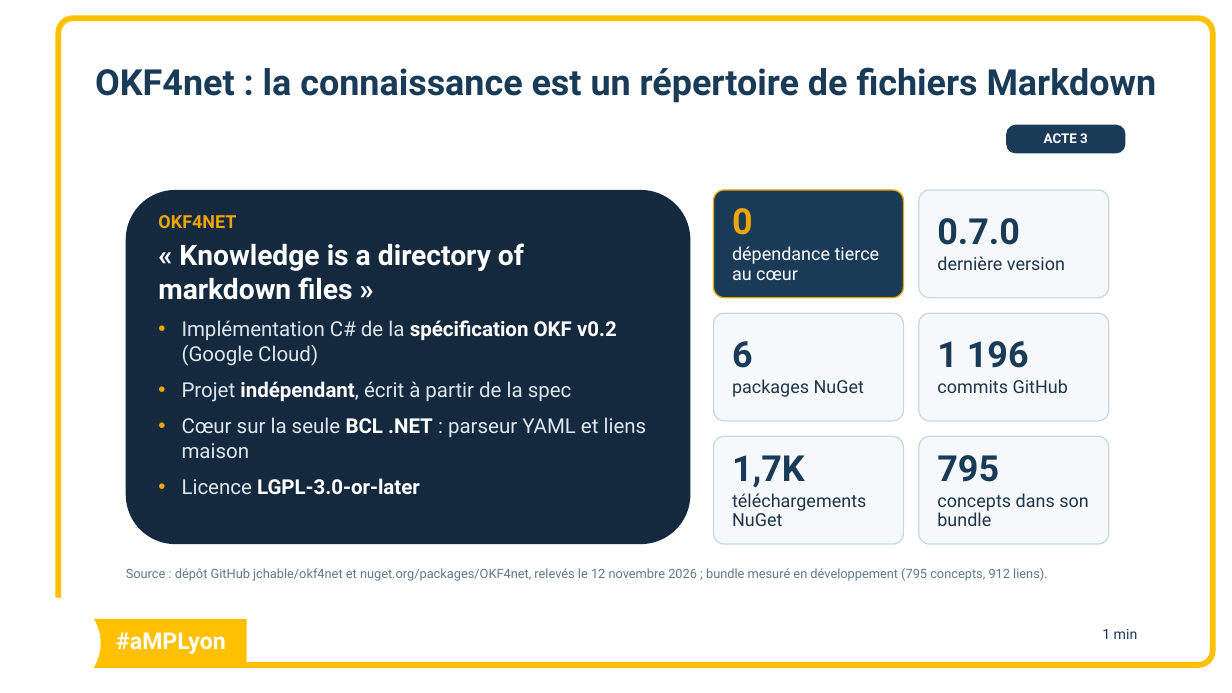
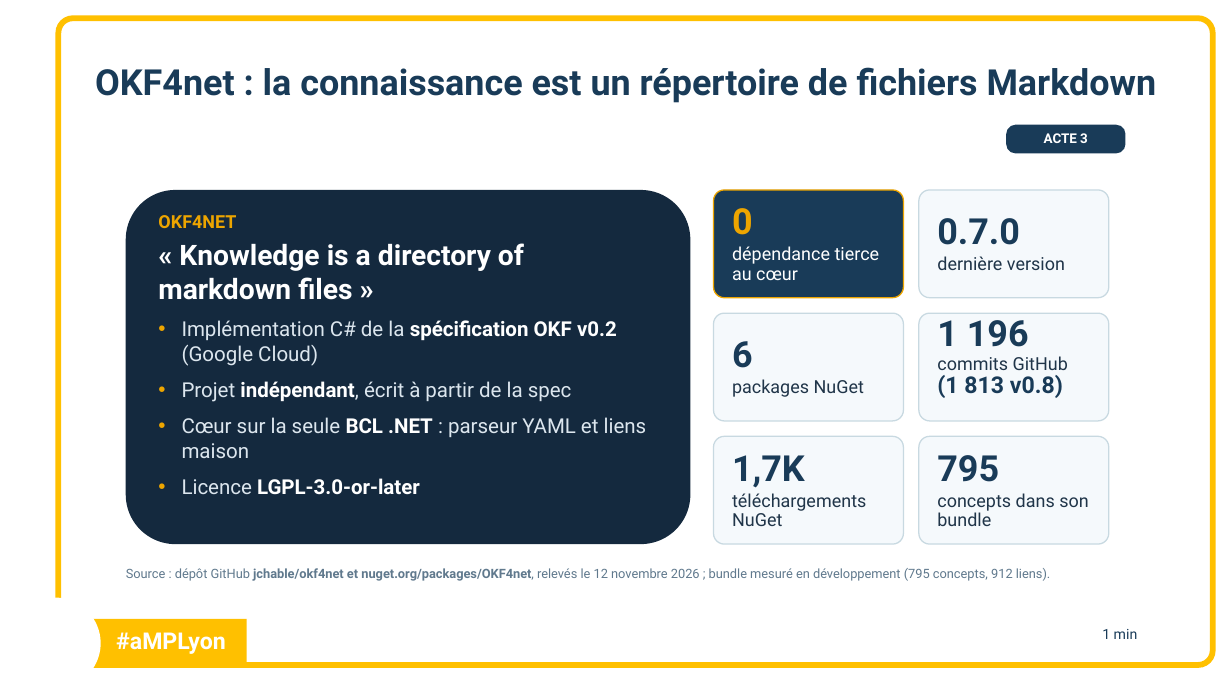
Before and after one commit to jchable/amp-okf-construire-cerveau-agent, a slide deck: slide 15 of slides/aMP-Lyon-Construire le cerveau de vos agents IA v2.pptx (slide 14 before the commit). Drawn at 1232x693 pixels with LibreOffice and Linux fonts; fonts in the diff are those of the drawing; background and template pictures are left out. Boxes give left, top, right and bottom in pixels: in the first picture for what was removed or moved away, otherwise in the second. Text is boxed around its words. In the diff, an @@ line names an element or a change of style, - is before the commit and + after.

```diff
--- a/slides/aMP-Lyon-Construire le cerveau de vos agents IA v2.pptx
+++ b/slides/aMP-Lyon-Construire le cerveau de vos agents IA v2.pptx
@@ text in rounded rectangle at (x1=937, y1=313, x2=1068, y2=398): text changed; text colour #203549 to #193B58; bold on @@
-1 196
-commits GitHub
+1 196 commits GitHub
+(1 813 v0.8)
@@ text "Source : dépôt GitHub jchable/okf4net ..." at (x1=126, y1=568, x2=1050, y2=581): bold on in "jchable/okf4net et nuget.org/packages/OKF4net," @@
```
Also in this commit, not shown: 1 other slide changed, 1 slide added.
